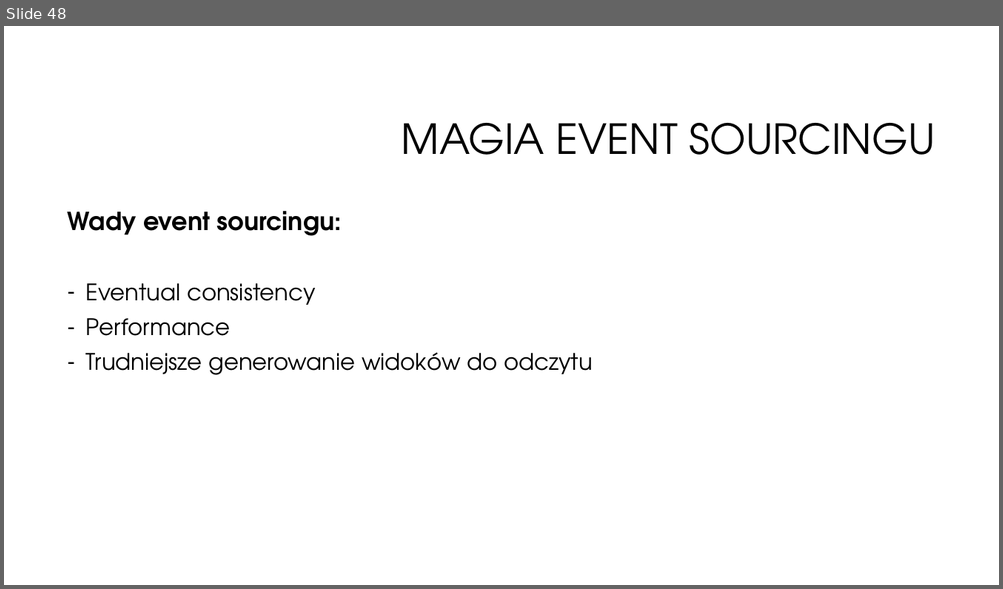
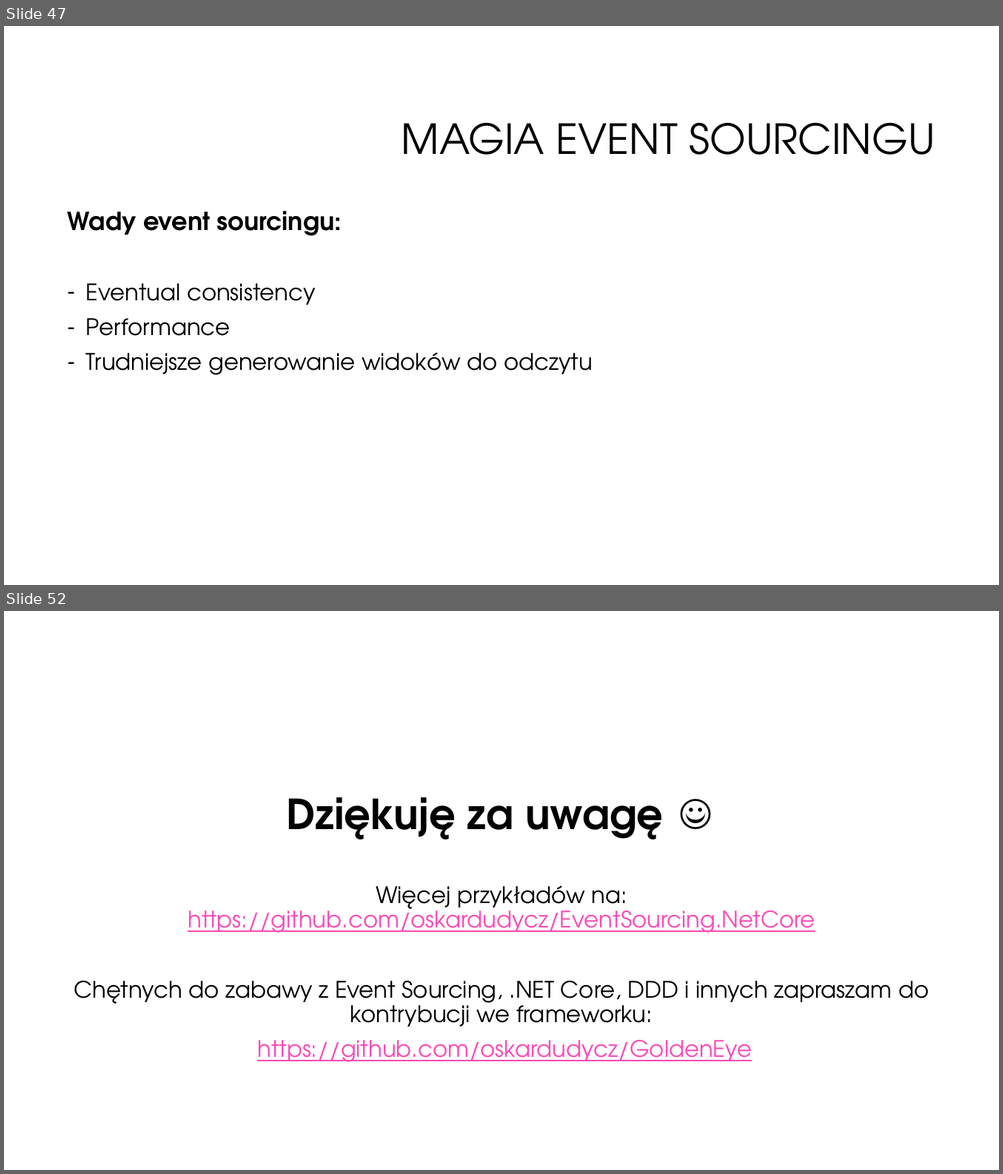
Before and after one commit to oskardudycz/EventSourcing.NetCore, a slide deck: Slides.pptx. Shown one above the other, each under a label of ours: slide 48 before the commit, slides 47 and 52 after it; the slides between them are not shown. The pictures are 1003x589 and 1003x1174 pixels, drawn with LibreOffice and Linux fonts; fonts in the diff are those of the drawing; background and template pictures are left out. Boxes give left, top, right and bottom in pixels: in the first picture for what was removed or moved away, otherwise in the second. Text is boxed around its words. In the diff, an @@ line names an element or a change of style, - is before the commit and + after.

Commit message:
Finished presentation slides

```diff
--- a/Slides.pptx
+++ b/Slides.pptx
@@ slide 52 added at <box>4,611,999,1170</box>, background #FFFFFF @@
@@ text added at <box>74,797,928,1062</box>, 22 pt, text #000000 @@
+Dziękuję za uwagę ☺
+Więcej przykładów na: https://github.com/oskardudycz/EventSourcing.NetCore
+Chętnych do zabawy z Event Sourcing, .NET Core, DDD i innych zapraszam do kontrybucji we frameworku:
+https://github.com/oskardudycz/GoldenEye
@@ what was slide 48 is now slide 47 @@
```
Also in this commit, not shown: 4 other slides added, 1 slide removed.
